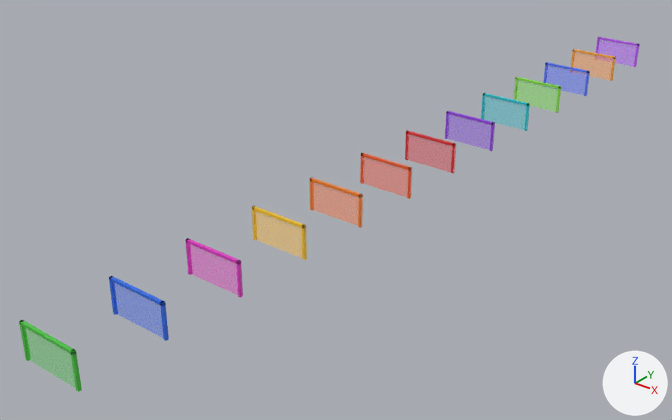
A saved change to the FBX model chess-evolution/map/v2/export/Stage_Frames.fbx.
Before and after are seen from a 50 mm camera at (347.0, -82.0, 276.0) aimed at (-43.0, 406.0, -27.0). The axes (+X, +Y, +Z) are drawn at lower right. The lights are the same throughout. The first picture is the older version. Where no turn or scale is listed for an object, it has been applied to the vertices. Vertices at exactly the same position are counted once.

The first picture shows 'Stage02_Gate', 'Stage02_Pane', 'Stage03_Gate', 'Stage03_Pane', 'Stage04_Gate', 'Stage04_Pane', 'Stage05_Gate', 'Stage05_Pane', 'Stage06_Gate', 'Stage06_Pane', 'Stage07_Gate', 'Stage07_Pane', 'Stage08_Gate', 'Stage08_Pane', 'Stage09_Gate', 'Stage09_Pane', 'Stage10_Gate', 'Stage10_Pane', 'Stage11_Gate', 'Stage11_Pane', 'Stage12_Pane', 'Stage13_Pane', 'Stage14_Pane' and 3 more.
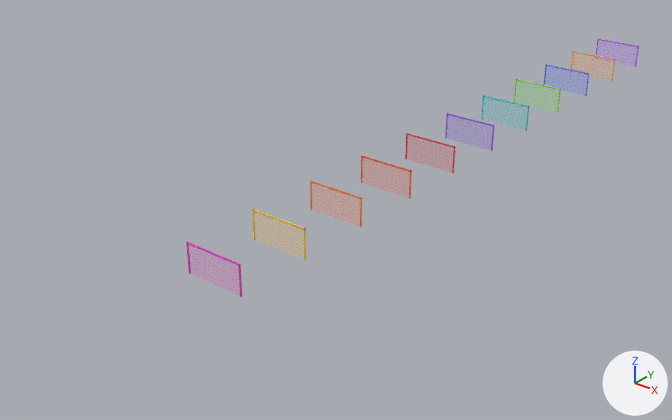
The change, as a list of edits to the scene's bpy script:
```text
Change mat_m_ffaa3c_flat:
    mat_m_ffaa3c_flat.alpha: 0.32 -> 0.16
    mat_m_ffaa3c_flat.emission_strength: 0.25 -> 0.2
Change mat_m_5a78ff_flat:
    mat_m_5a78ff_flat.alpha: 0.32 -> 0.16
Change mat_m_be5aff_flat:
    mat_m_be5aff_flat.alpha: 0.32 -> 0.16
Change mat_m_28c8d2_flat:
    mat_m_28c8d2_flat.alpha: 0.32 -> 0.16
    mat_m_28c8d2_flat.emission_strength: 0.25 -> 0.2
Change mat_m_9646e6_flat:
    mat_m_9646e6_flat.alpha: 0.32 -> 0.16
Change mat_m_e13237_flat:
    mat_m_e13237_flat.alpha: 0.32 -> 0.16
    mat_m_e13237_flat.emission_strength: 0.25 -> 0.2
Change mat_m_8ce646_flat:
    mat_m_8ce646_flat.alpha: 0.32 -> 0.16
Change mat_m_fac828_flat:
    mat_m_fac828_flat.alpha: 0.32 -> 0.16
Change mat_m_f58228_flat:
    mat_m_f58228_flat.alpha: 0.32 -> 0.16
Change mat_m_e63cc8_flat:
    mat_m_e63cc8_flat.alpha: 0.32 -> 0.16
Change mat_m_f0602a_flat:
    mat_m_f0602a_flat.alpha: 0.32 -> 0.16
Change me_stage10_gate_001:
    remove me_stage10_gate_001.from_pydata(...)  # 240 vertices, 260 faces; spans x -21.5..21.5, y 575.0..577.0, z 0.8..24.0
    add me_stage10_gate_001.from_pydata(...)  # 240 vertices, 260 faces; spans x -21.5..21.5, y 575.5..576.5, z 0.8..22.0
    me_stage10_gate_001 part 7: 240 of 240 vertices moved; they spanned x -21.5..21.5, y 575.0..577.0, z 0.8..24.0 and now span x -21.5..21.5, y 575.5..576.5, z 0.8..22.0; mean shift (0.0, 0.0, -1.0)
Change me_stage05_gate_001:
    remove me_stage05_gate_001.from_pydata(...)  # 240 vertices, 260 faces; spans x -21.5..21.5, y 295.0..297.0, z 0.8..24.0
    add me_stage05_gate_001.from_pydata(...)  # 240 vertices, 260 faces; spans x -21.5..21.5, y 295.5..296.5, z 0.8..22.0
    me_stage05_gate_001 part 3: 240 of 240 vertices moved; they spanned x -21.5..21.5, y 295.0..297.0, z 0.8..24.0 and now span x -21.5..21.5, y 295.5..296.5, z 0.8..22.0; mean shift (0.0, 0.0, -1.0)
Change me_stage11_gate_001:
    remove me_stage11_gate_001.from_pydata(...)  # 240 vertices, 260 faces; spans x -21.5..21.5, y 631.0..633.0, z 0.8..24.0
    add me_stage11_gate_001.from_pydata(...)  # 240 vertices, 260 faces; spans x -21.5..21.5, y 631.5..632.5, z 0.8..22.0
    me_stage11_gate_001 part 6: 240 of 240 vertices moved; they spanned x -21.5..21.5, y 631.0..633.0, z 0.8..24.0 and now span x -21.5..21.5, y 631.5..632.5, z 0.8..22.0; mean shift (0.0, 0.0, -1.0)
Change me_stage09_gate_001:
    remove me_stage09_gate_001.from_pydata(...)  # 240 vertices, 260 faces; spans x -21.5..21.5, y 519.0..521.0, z 0.8..24.0
    add me_stage09_gate_001.from_pydata(...)  # 240 vertices, 260 faces; spans x -21.5..21.5, y 519.5..520.5, z 0.8..22.0
    me_stage09_gate_001 part 4: 240 of 240 vertices moved; they spanned x -21.5..21.5, y 519.0..521.0, z 0.8..24.0 and now span x -21.5..21.5, y 519.5..520.5, z 0.8..22.0; mean shift (0.0, 0.0, -1.0)
Change me_stage04_gate_001:
    remove me_stage04_gate_001.from_pydata(...)  # 240 vertices, 260 faces; spans x -21.5..21.5, y 239.0..241.0, z 0.8..24.0
    add me_stage04_gate_001.from_pydata(...)  # 240 vertices, 260 faces; spans x -21.5..21.5, y 239.5..240.5, z 0.8..22.0
    me_stage04_gate_001 part 1: 240 of 240 vertices moved; they spanned x -21.5..21.5, y 239.0..241.0, z 0.8..24.0 and now span x -21.5..21.5, y 239.5..240.5, z 0.8..22.0; mean shift (0.0, 0.0, -1.0)
Change me_stage07_gate_001:
    remove me_stage07_gate_001.from_pydata(...)  # 240 vertices, 260 faces; spans x -21.5..21.5, y 407.0..409.0, z 0.8..24.0
    add me_stage07_gate_001.from_pydata(...)  # 240 vertices, 260 faces; spans x -21.5..21.5, y 407.5..408.5, z 0.8..22.0
    me_stage07_gate_001 part 8: 240 of 240 vertices moved; they spanned x -21.5..21.5, y 407.0..409.0, z 0.8..24.0 and now span x -21.5..21.5, y 407.5..408.5, z 0.8..22.0; mean shift (0.0, 0.0, -1.0)
Change me_stage08_gate_001:
    remove me_stage08_gate_001.from_pydata(...)  # 240 vertices, 260 faces; spans x -21.5..21.5, y 463.0..465.0, z 0.8..24.0
    add me_stage08_gate_001.from_pydata(...)  # 240 vertices, 260 faces; spans x -21.5..21.5, y 463.5..464.5, z 0.8..22.0
    me_stage08_gate_001 part 5: 240 of 240 vertices moved; they spanned x -21.5..21.5, y 463.0..465.0, z 0.8..24.0 and now span x -21.5..21.5, y 463.5..464.5, z 0.8..22.0; mean shift (0.0, 0.0, -1.0)
Change me_stage06_gate_001:
    remove me_stage06_gate_001.from_pydata(...)  # 240 vertices, 260 faces; spans x -21.5..21.5, y 351.0..353.0, z 0.8..24.0
    add me_stage06_gate_001.from_pydata(...)  # 240 vertices, 260 faces; spans x -21.5..21.5, y 351.5..352.5, z 0.8..22.0
    me_stage06_gate_001 part 2: 240 of 240 vertices moved; they spanned x -21.5..21.5, y 351.0..353.0, z 0.8..24.0 and now span x -21.5..21.5, y 351.5..352.5, z 0.8..22.0; mean shift (0.0, 0.0, -1.0)
Remove ob_stage02_pane:
    ob_stage02_pane = bpy.data.objects.new('Stage02_Pane', me_stage02_pane_001)
Remove ob_stage03_gate:
    ob_stage03_gate = bpy.data.objects.new('Stage03_Gate', me_stage03_gate_001)
Remove ob_stage03_pane:
    ob_stage03_pane = bpy.data.objects.new('Stage03_Pane', me_stage03_pane_001)
Remove ob_stage02_gate:
    ob_stage02_gate = bpy.data.objects.new('Stage02_Gate', me_stage02_gate_001)
```

Boxes (x1, y1, x2, y2) around the edits, measured in the pictures (672 x 420 px):
'Stage04_Pane', surface changed
    both: (189, 245, 238, 295)
'Stage03_Pane', deleted
    before: (113, 282, 163, 338)
'Stage05_Pane', surface changed
    both: (255, 212, 302, 258)
'Stage02_Pane', deleted
    before: (24, 327, 76, 388)
'Stage06_Pane', surface changed
    both: (313, 183, 359, 226)
'Stage07_Pane', surface changed
    both: (363, 158, 408, 197)
'Stage08_Pane', surface changed
    both: (408, 135, 452, 172)
'Stage09_Pane', surface changed
    both: (448, 115, 491, 150)
'Stage10_Pane', surface changed
    both: (483, 97, 526, 130)
'Stage11_Pane', surface changed
    both: (516, 81, 558, 112)
'Stage12_Pane', surface changed
    both: (546, 66, 587, 95)
'Stage13_Pane', surface changed
    both: (573, 53, 613, 80)
'Stage14_Pane', surface changed
    both: (598, 40, 636, 67)
'Stage02_Gate', deleted (green)
    before: (19, 320, 82, 392)
'Stage03_Gate', deleted (blue)
    before: (109, 276, 169, 341)
'Stage04_Gate', reshaped (7% shorter)
    before: (185, 238, 243, 297)
    after: (186, 242, 242, 297)
'Stage05_Gate', reshaped
    before: (252, 206, 307, 260)
    after: (252, 209, 306, 260)
'Stage06_Gate', reshaped (8% shorter)
    before: (310, 178, 363, 228)
    after: (310, 181, 362, 227)
'Stage07_Gate', reshaped (6% shorter)
    before: (360, 153, 412, 199)
    after: (361, 156, 412, 199)
'Stage08_Gate', reshaped (9% shorter)
    before: (405, 130, 456, 174)
    after: (405, 133, 456, 173)
'Stage09_Gate', reshaped
    before: (445, 111, 495, 151)
    after: (445, 113, 495, 151)
'Stage10_Gate', reshaped
    before: (481, 93, 530, 131)
    after: (481, 95, 529, 131)
'Stage11_Gate', reshaped (8% shorter)
    before: (514, 77, 561, 113)
    after: (514, 79, 561, 112)
